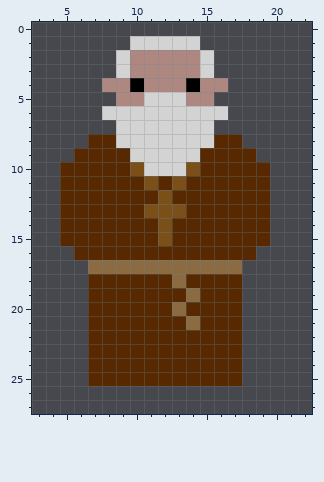
Pixel-art sprite -- lausanne1348/assets/Moine Peste.png. Above, as it was before the edit.
The file is 32x32 pixels. Shown: x 3..22, y 0..27.
The same view after the edit:
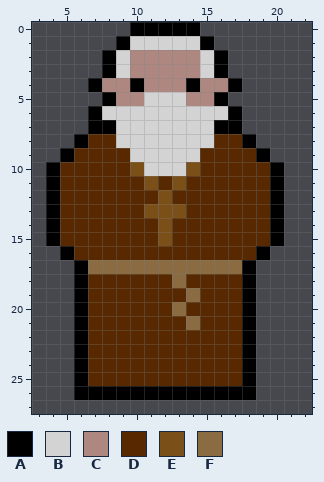
Palette (. is transparent): A #000000  B #d3d3d3  C #ae8781  D #582900  E #7a5018  F #8b6c42
From old to new:
@@ x 3..22 @@
- 0 ....................
- 1 .......BBBBB........
- 2 ......BCCCCCB.......
- 3 ......BCCCCCB.......
- 4 .....CCACCCACC......
- 5 ......CCBBBCC.......
- 6 .....BBBBBBBBB......
- 7 ......BBBBBBB.......
- 8 ....DDBBBBBBBDD.....
- 9 ...DDDDBBBBBDDDD....
-10 ..DDDDDEBBBEDDDDD...
-11 ..DDDDDDEDEDDDDDD...
-12 ..DDDDDDDEDDDDDDD...
-13 ..DDDDDDEEEDDDDDD...
-14 ..DDDDDDDEDDDDDDD...
-15 ..DDDDDDDEDDDDDDD...
-16 ...DDDDDDDDDDDDD....
-17 ....FFFFFFFFFFF.....
-18 ....DDDDDDFDDDD.....
-19 ....DDDDDDDFDDD.....
-20 ....DDDDDDFDDDD.....
-21 ....DDDDDDDFDDD.....
-22 ....DDDDDDDDDDD.....
-23 ....DDDDDDDDDDD.....
-24 ....DDDDDDDDDDD.....
-25 ....DDDDDDDDDDD.....
-26 ....................
+ 0 .......AAAAA........
+ 1 ......ABBBBBA.......
+ 2 .....ABCCCCCBA......
+ 3 .....ABCCCCCBA......
+ 4 ....ACCACCCACCA.....
+ 5 .....ACCBBBCCA......
+ 6 ....ABBBBBBBBBA.....
+ 7 ....AABBBBBBBAA.....
+ 8 ...ADDBBBBBBBDDA....
+ 9 ..ADDDDBBBBBDDDDA...
+10 .ADDDDDEBBBEDDDDDA..
+11 .ADDDDDDEDEDDDDDDA..
+12 .ADDDDDDDEDDDDDDDA..
+13 .ADDDDDDEEEDDDDDDA..
+14 .ADDDDDDDEDDDDDDDA..
+15 .ADDDDDDDEDDDDDDDA..
+16 ..ADDDDDDDDDDDDDA...
+17 ...AFFFFFFFFFFFA....
+18 ...ADDDDDDFDDDDA....
+19 ...ADDDDDDDFDDDA....
+20 ...ADDDDDDFDDDDA....
+21 ...ADDDDDDDFDDDA....
+22 ...ADDDDDDDDDDDA....
+23 ...ADDDDDDDDDDDA....
+24 ...ADDDDDDDDDDDA....
+25 ...ADDDDDDDDDDDA....
+26 ...AAAAAAAAAAAAA....
 27 ....................
Where, in picture pixels (left, top, right, bottom), the same in both pictures:
added: (46, 22, 284, 400)
